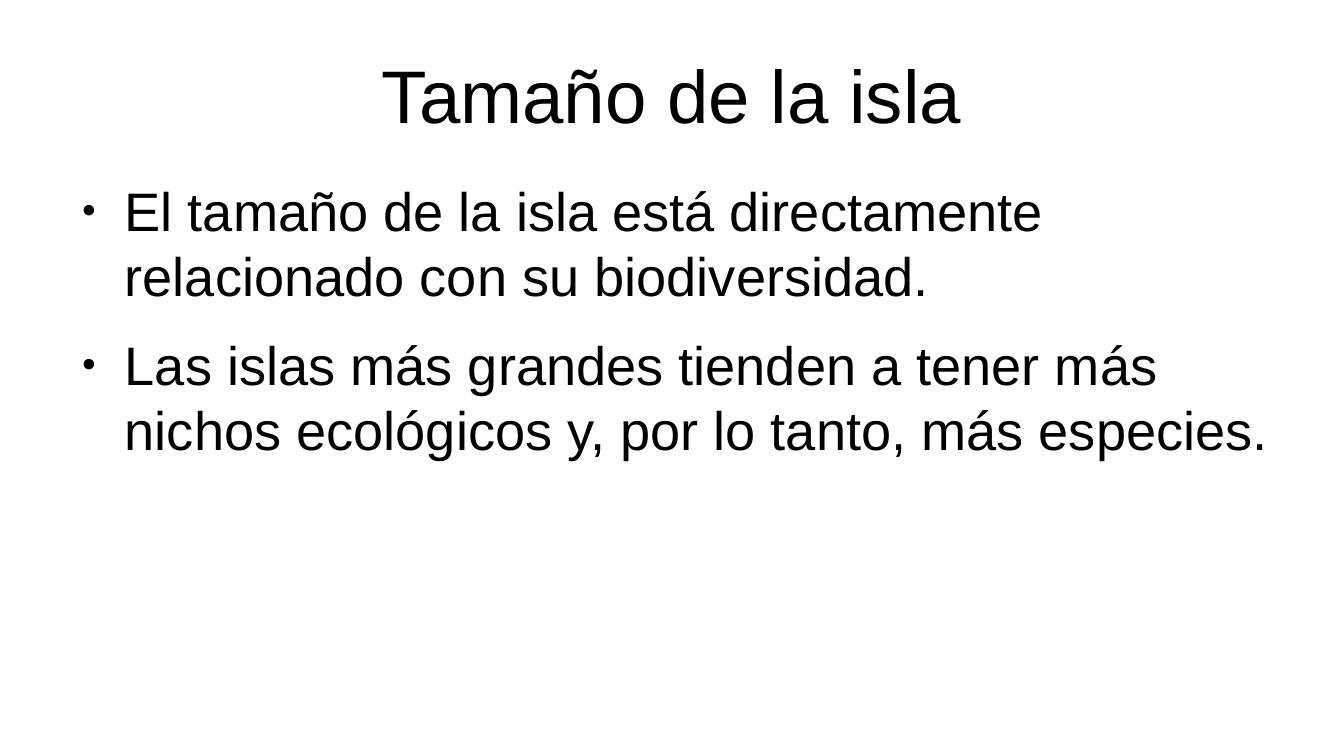
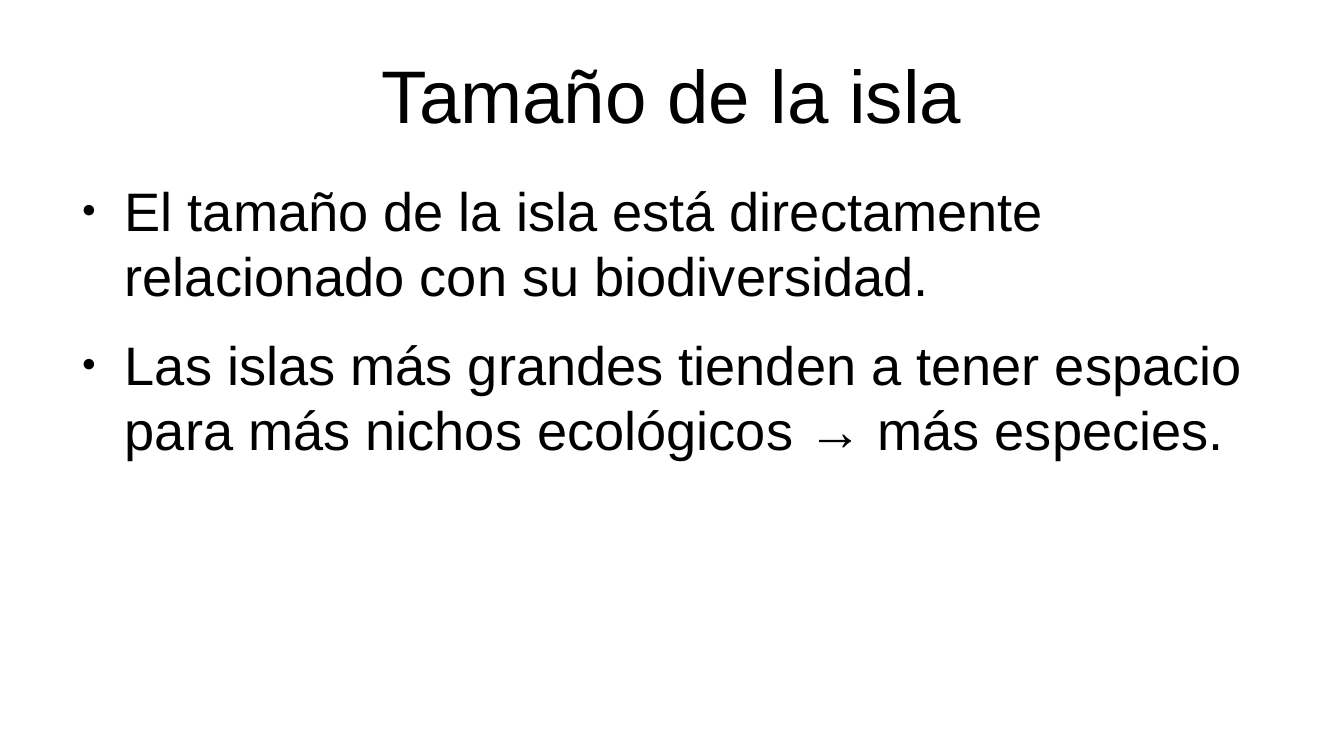
Before and after one commit to gerardommc/Ecologia-Teorica, a slide deck: slide 15 of Metapoblaciones.odp (slide 14 before the commit). Drawn at 1344x756 pixels with LibreOffice and Linux fonts; fonts in the diff are those of the drawing. Boxes give left, top, right and bottom in pixels: in the first picture for what was removed or moved away, otherwise in the second. Text is boxed around its words. In the diff, an @@ line names an element or a change of style, - is before the commit and + after.

```diff
--- a/Metapoblaciones.odp
+++ b/Metapoblaciones.odp
@@ text at [125,345,1242,459]: text changed @@
-● Las islas más grandes tienden a tener más nichos ecológicos y, por lo tanto, más especies.
+● Las islas más grandes tienden a tener espacio para más nichos ecológicos → más especies.
```
Also in this commit, not shown: 3 other slides changed, 2 slides added, 17 other files.
